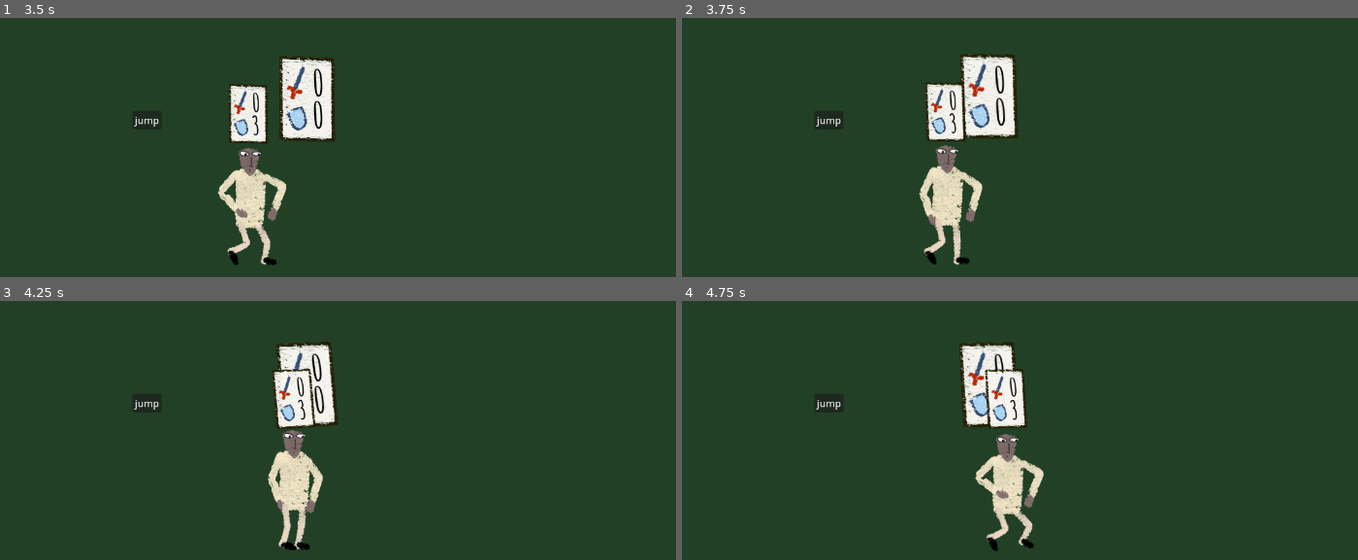
Above: before the commit, frames 1-4 (two rows, left to right).
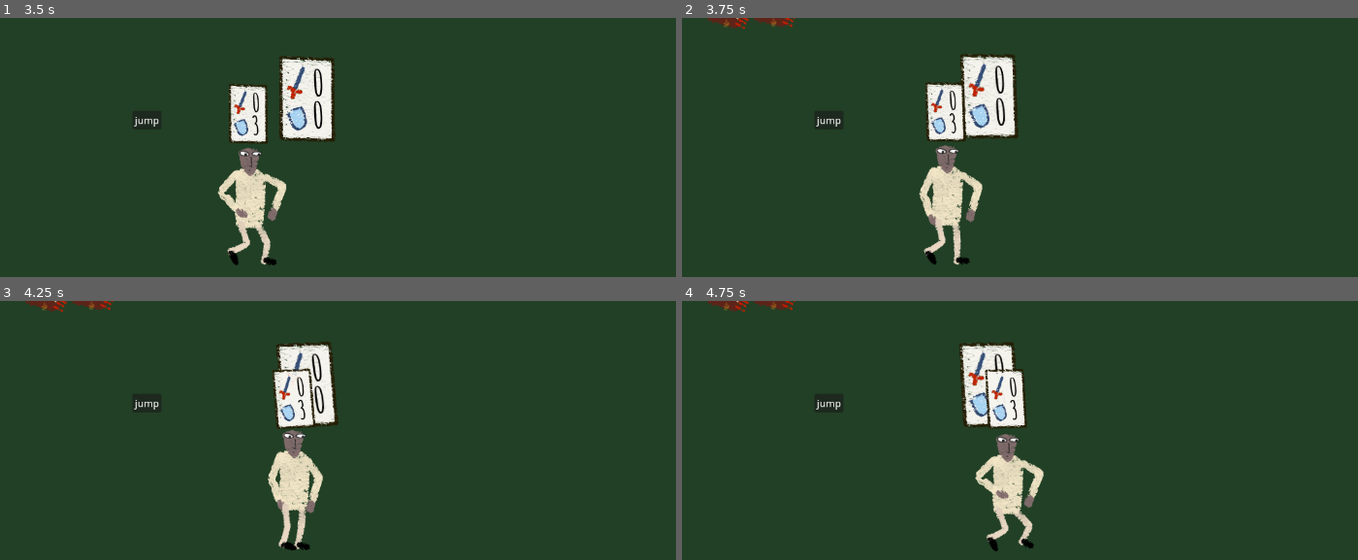
Above: after the commit, the same moments.

Repository: fguillen/The-Forest-Monster-and-the-Cards-Championship
Game: Godot game, scene res://testing/scene_test_card.tscn
Same seed, same stepped clock (60 frames per second), same inputs: the game is played once before the commit and once after it. This scene is started directly instead of the project's main scene. Sound files missing from this copy of the repository are replaced by a short silence.
Inputs (mouse positions are in pixels of both pictures, inside the frame that each line leads up to):
- Up to frame 1 (3.5 s): tap Enter (ui_accept) at 0.5, 0.77, 1.52, 3.02 s; move the mouse to (outside the picture) at 0.52 s; hold Up (ui_up) 0.53-2.03 s; click (outside the picture) at 0.67 s; move the mouse to (outside the picture) at 1.27 s; move the mouse to (141, 170) at 2.02 s; hold Left (ui_left) from 2.03 s (still down); move the mouse to (412, 235) at 2.77 s; click (412, 235) at 2.92 s
- Up to frame 2 (3.75 s): move the mouse to (938, 126) at 3.52 s; release Left (ui_left) at 3.53 s; hold Down (ui_down) from 3.53 s (still down)
- Up to frame 3 (4.25 s): keep holding Down (ui_down); tap Enter (ui_accept) at 3.77 s
- Up to frame 4 (4.75 s): move the mouse to (1222, 497) at 4.27 s; release Down (ui_down) at 4.28 s; hold Right (ui_right) from 4.28 s (still down); tap Enter (ui_accept) at 4.52 s

Frame 1 is identical in both runs. In frame 2, 0.3% of the frame differs, in the area x 3-17%, y 0-5%; in frame 3, 0.3%; in frame 4, 0.3%.

Commit message:
Adjustments

Diff:
--- a/actors/monster_riggid_3.gd
+++ b/actors/monster_riggid_3.gd
@@ -50,7 +50,8 @@
 		move_and_slide()
 		if _direction:
 			_set_state_walk()
-#			_flip_towards_direction()
+			_check_screen_limits()
+			# _flip_towards_direction()
 		else:
 			_set_state_idle()
 
@@ -185,3 +186,7 @@
 
 func _on_deck_filled():
 	_deck_filled = true
+
+
+func _check_screen_limits():
+	global_position.x = clamp(global_position.x, 150, 1160)
--- a/actors/paseant.gd
+++ b/actors/paseant.gd
@@ -28,6 +28,11 @@
 	_set_random_clothe_colors()
 	_current_speed = speed
 	_random_card_value()
+
+
+func _process(delta):
+	_check_if_should_be_destroyed()
+
 
 func _physics_process(delta):
 	velocity = _current_speed * direction
@@ -88,3 +93,9 @@
 	var color_skin = colors_skin.pick_random()
 	for i in _clothe_skin:
 		i.color = color_skin
+
+
+func _check_if_should_be_destroyed():
+	if global_position.x > 1300 or global_position.x < -500:
+		print("Paseant.free()")
+		queue_free()
--- a/actors/paseant.tscn
+++ b/actors/paseant.tscn
@@ -493,30 +493,13 @@
 "update": 0,
 "values": [Vector2(158, 222), Vector2(147, 203), Vector2(155, 220)]
 }
-tracks/7/type = "method"
+tracks/7/type = "value"
 tracks/7/imported = false
 tracks/7/enabled = true
-tracks/7/path = NodePath("Effects/WalkEffectSound")
+tracks/7/path = NodePath("Polygons/FaceSurprissed:visible")
 tracks/7/interp = 1
 tracks/7/loop_wrap = true
 tracks/7/keys = {
-"times": PackedFloat32Array(0.6, 1.4),
-"transitions": PackedFloat32Array(1, 1),
-"values": [{
-"args": [],
-"method": &"perform"
-}, {
-"args": [],
-"method": &"perform"
-}]
-}
-tracks/8/type = "value"
-tracks/8/imported = false
-tracks/8/enabled = true
-tracks/8/path = NodePath("Polygons/FaceSurprissed:visible")
-tracks/8/interp = 1
-tracks/8/loop_wrap = true
-tracks/8/keys = {
 "times": PackedFloat32Array(0),
 "transitions": PackedFloat32Array(1),
 "update": 1,
--- a/paseant_spawner.gd
+++ b/paseant_spawner.gd
@@ -2,6 +2,8 @@
 extends Node2D
 
 @export var paseant_scene: PackedScene
+
+@export_range(0.1, 20.0) var spawn_first_time := 10
 @export_range(0.1, 20.0) var spawn_interval_min := 0.5
 @export_range(0.1, 20.0) var spawn_interval_max := 3.0
 
@@ -9,7 +11,7 @@
 
 
 func _ready():
-	_next_interval()
+	_timer.start(spawn_first_time)
 
 
 func spawn():
--- a/testing/forest.tscn
+++ b/testing/forest.tscn
@@ -317,7 +317,7 @@
 
 [node name="PaseantSpawner" parent="." instance=ExtResource("12_pby02")]
 z_index = 1
-position = Vector2(-704, 214)
+position = Vector2(-732, 214)
 spawn_interval_min = 8.0
 spawn_interval_max = 15.0
 
